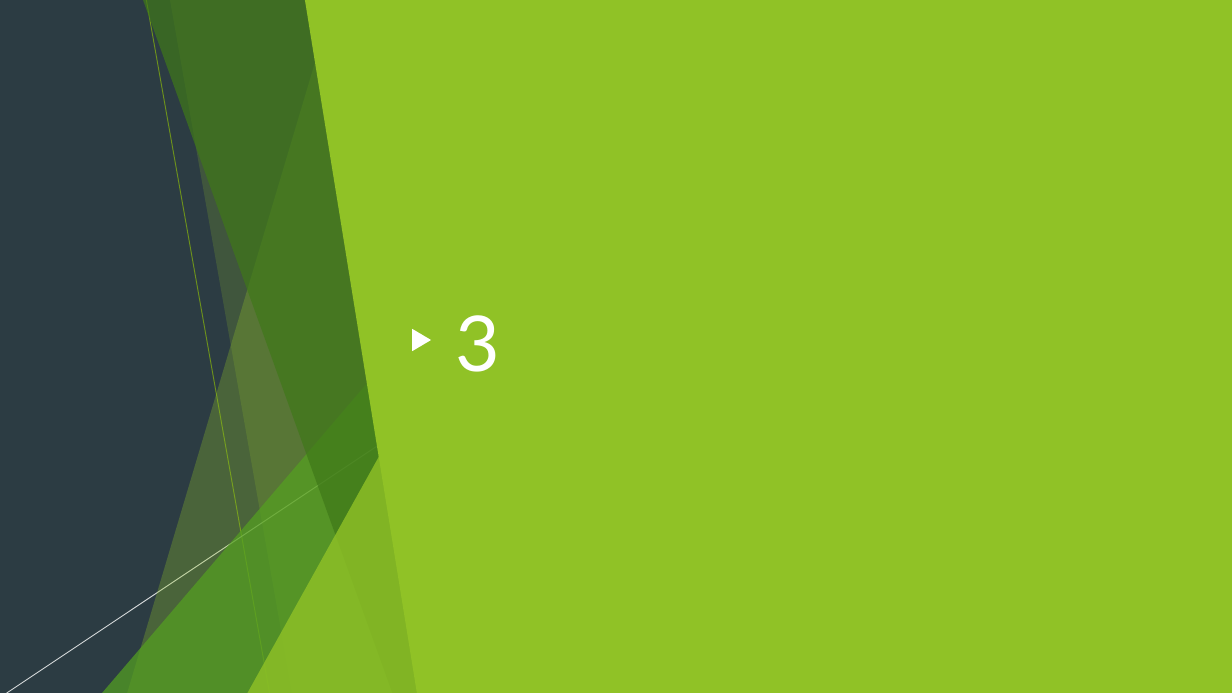
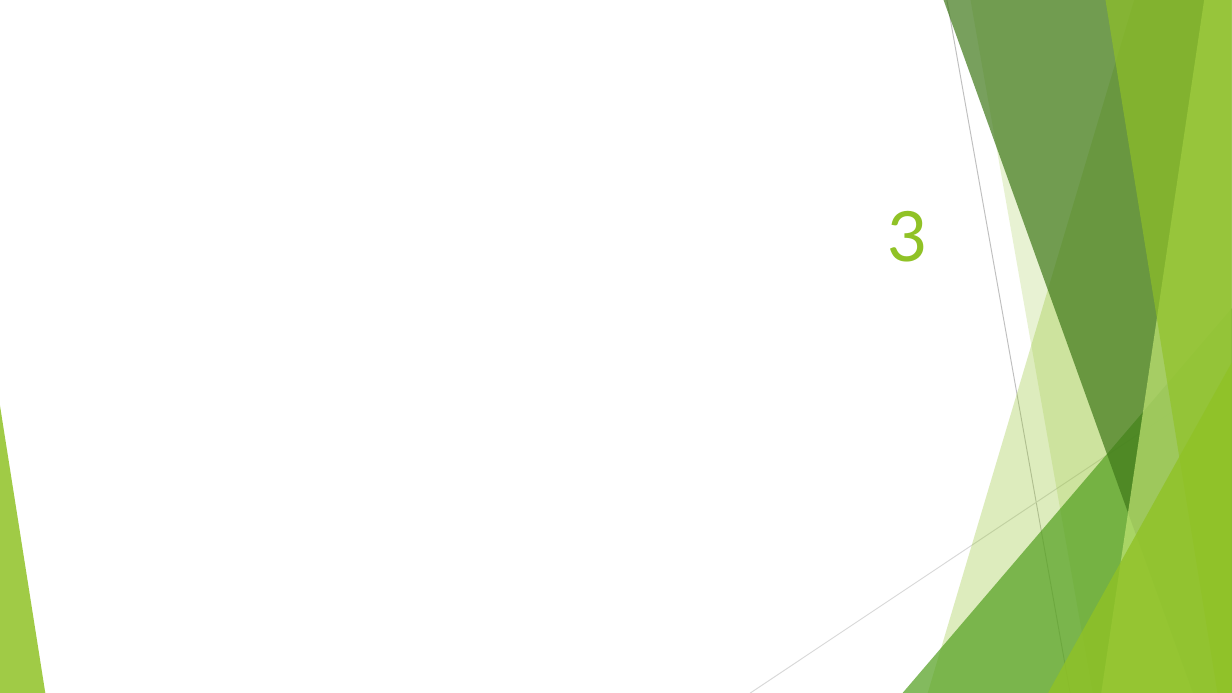
Before and after one commit to renat2006/projet_ya_lc, a slide deck: slide 4 of templates/p1.pptx. Drawn at 1232x693 pixels with LibreOffice and Linux fonts; fonts in the diff are those of the drawing. Boxes give left, top, right and bottom in pixels: in the first picture for what was removed or moved away, otherwise in the second. Text is boxed around its words. In the diff, an @@ line names an element or a change of style, - is before the commit and + after.

Commit message:
presentation

```diff
--- a/templates/p1.pptx
+++ b/templates/p1.pptx
@@ background #2C3C43 to #FFFFFF @@
@@ group removed at <box>0,0,1232,693</box>: 5 freeform shapes, 3 triangles, 2 lines @@
@@ rectangle removed at <box>0,0,1232,693</box> @@
@@ freeform shape removed at <box>128,0,432,693</box> @@
@@ freeform shape removed at <box>142,0,431,693</box> @@
@@ line removed from (146, 0) to (270, 693) @@
@@ freeform shape removed at <box>170,0,432,693</box> @@
@@ freeform shape removed at <box>305,0,1232,693</box> @@
@@ line added from (947, 0) to (1070, 693), #BFBFBF 0.75 pt @@
@@ title "3": place and size @@
-title "3" at <box>456,315,501,372</box>
+title "3" at <box>888,211,928,262</box>
@@ title "3" at <box>888,211,928,262</box>: size 60 to 54 pt, text colour #FFFFFF to #90C226; alignment left to right; vertical alignment bottom to middle @@
@@ triangle removed at <box>102,308,431,693</box> @@
@@ triangle removed at <box>412,329,431,351</box> @@
@@ line removed from (488, 372) to (6, 693) @@
@@ triangle removed at <box>248,363,432,693</box> @@
@@ line added from (1232, 372) to (750, 693), #D9D9D9 0.75 pt @@
```
Also in this commit, not shown: 2 other slides changed, 1 slide added, 12 other files.
